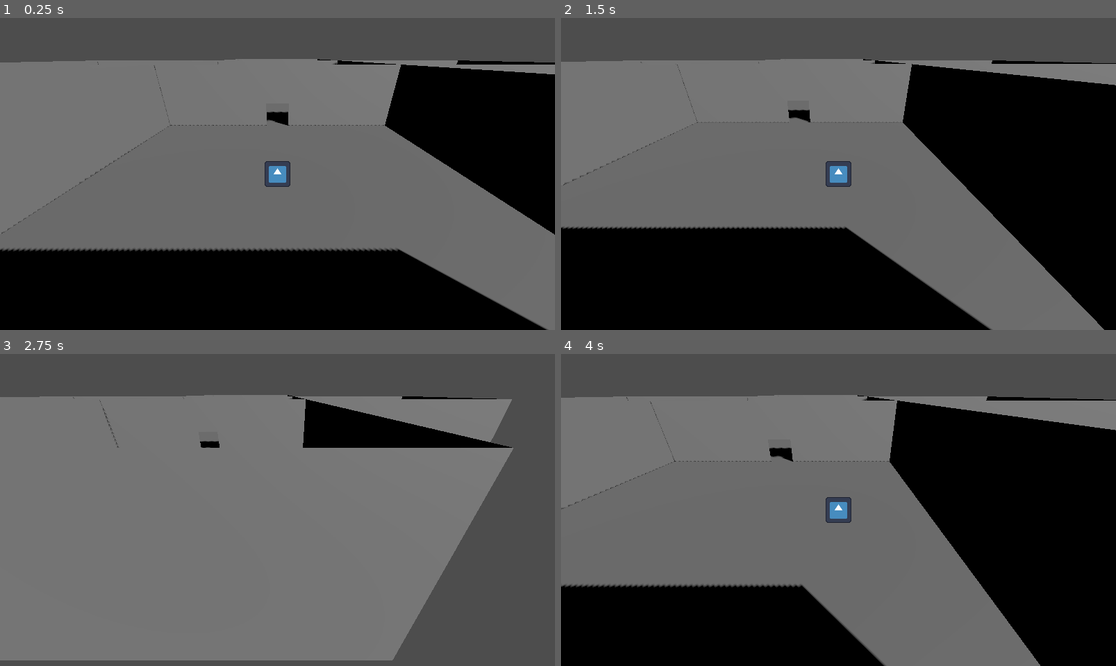
Above: before the commit, frames 1-4 (two rows, left to right).
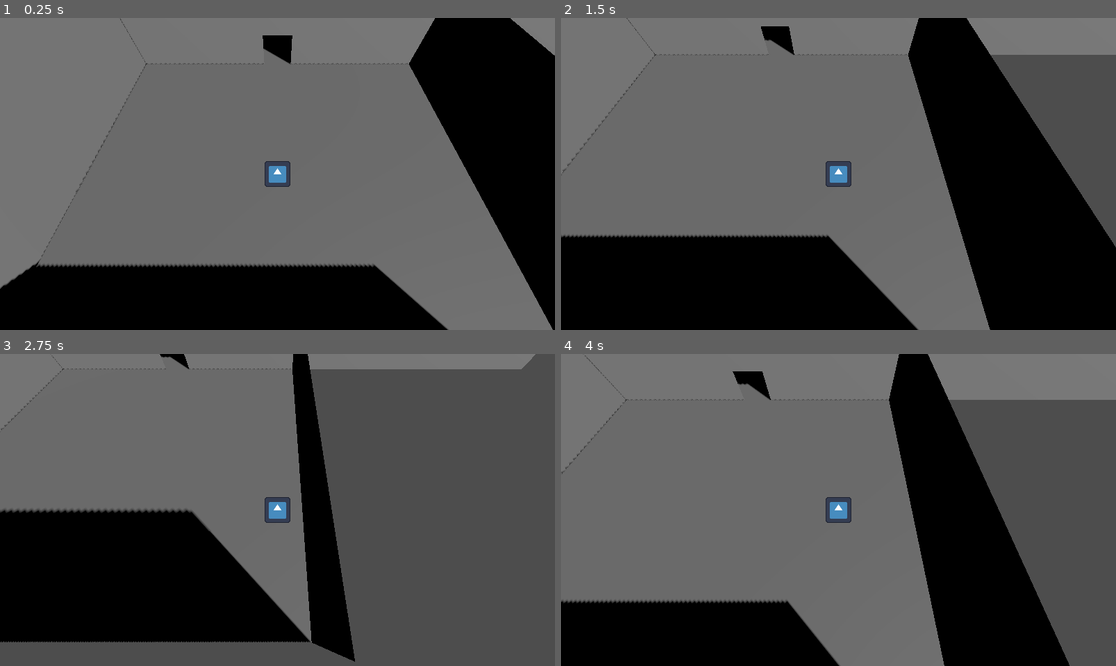
Above: after the commit, the same moments.

Repository: Rusty-Rat-Studios/dead-living-and-dying
Game: Godot game, scene res://game.tscn
Same seed, same stepped clock (60 frames per second), same inputs: the game is played once before the commit and once after it. The engine's default icon, where the game draws it, is replaced by a stand-in: a white triangle on a blue panel in a dark square.
Inputs:
- Up to frame 1 (0.25 s): no input
- Up to frame 2 (1.5 s): tap Enter (ui_accept) at 0.5, 0.6, 0.77, 1.07, 1.35 s; hold Right (ui_right) 0.53-1.28 s; hold Down (ui_down) from 1.28 s (still down)
- Up to frame 3 (2.75 s): tap Enter (ui_accept) at 1.52, 1.82, 2.1 s; release Down (ui_down) at 2.03 s; hold Right (ui_right) from 2.03 s (still down)
- Up to frame 4 (4 s): release Right (ui_right) at 2.78 s; hold Up (ui_up) 2.78-3.53 s; tap Enter (ui_accept) at 2.85, 3.02, 3.32, 3.6, 3.77 s; hold Left (ui_left) from 3.53 s (still down)

The runs differ from the first frame. In frame 1, 26% of the frame differs, in the area x 0-100%, y 0-100%; in frame 2, 31%; in frame 3, 56%, in the area x 0-97%, y 0-99%; in frame 4, 40%.

Commit message:
Adjust camera angle and remove unused 'jump' code from player

Diff:
--- a/player.gd
+++ b/player.gd
@@ -1,18 +1,13 @@
 extends CharacterBody3D
 
 
-const SPEED: float = 5.0
-const JUMP_VELOCITY: float = 4.5
+const SPEED: float = 6.0
 
 
 func _physics_process(delta):
 	# Add the gravity.
 	if not is_on_floor():
 		velocity += get_gravity() * delta
-
-	# Handle jump.
-	if Input.is_action_just_pressed("ui_accept") and is_on_floor():
-		velocity.y = JUMP_VELOCITY
 
 	# Get the input direction and handle the movement/deceleration.
 	# As good practice, you should replace UI actions with custom gameplay actions.
--- a/player.tscn
+++ b/player.tscn
@@ -7,14 +7,13 @@
 size = Vector3(1.2832, 1.1123, 0.642578)
 
 [node name="Player" type="CharacterBody3D"]
-transform = Transform3D(1, 0, 0, 0, 1, 0, 0, 0, 1, 0, 0.6, 0)
 script = ExtResource("1_ndccg")
 
 [node name="CollisionShape3D" type="CollisionShape3D" parent="."]
 shape = SubResource("BoxShape3D_psrej")
 
 [node name="RotationOffset" type="Marker3D" parent="."]
-transform = Transform3D(1, 0, 0, 0, 0.866025, 0.5, 0, -0.5, 0.866025, 0, 0, 0)
+transform = Transform3D(1, 0, 0, 0, 0.5, 0.866025, 0, -0.866025, 0.5, 0, 0, 0)
 
 [node name="Sprite3D" type="Sprite3D" parent="RotationOffset"]
 texture = ExtResource("2_goh7u")
